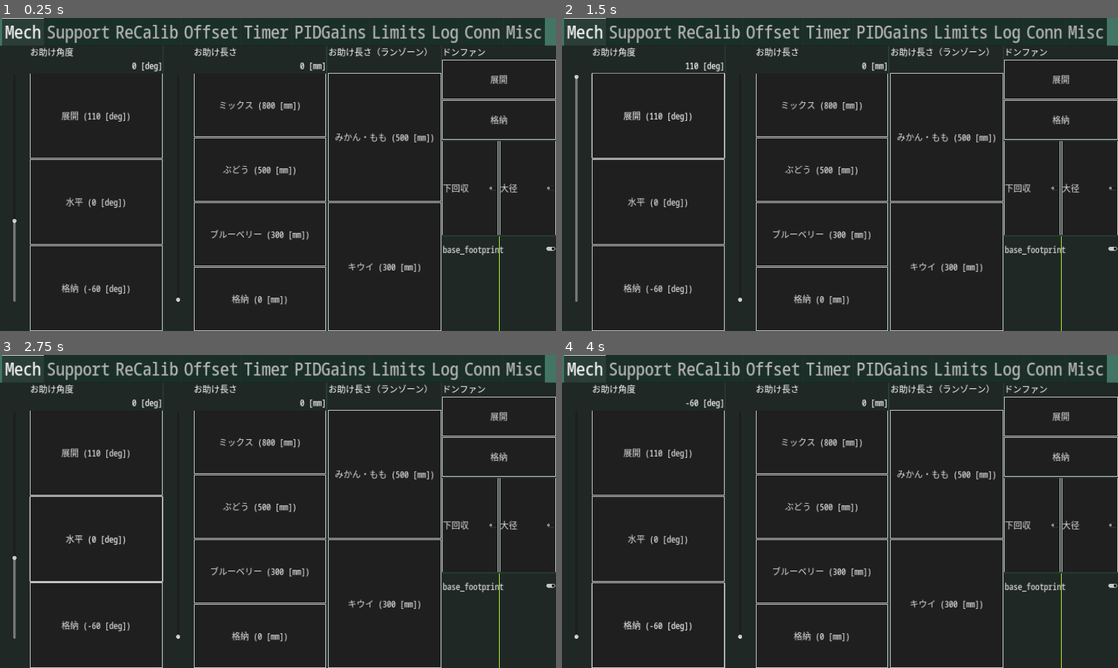
Above: before the commit, frames 1-4 (two rows, left to right).
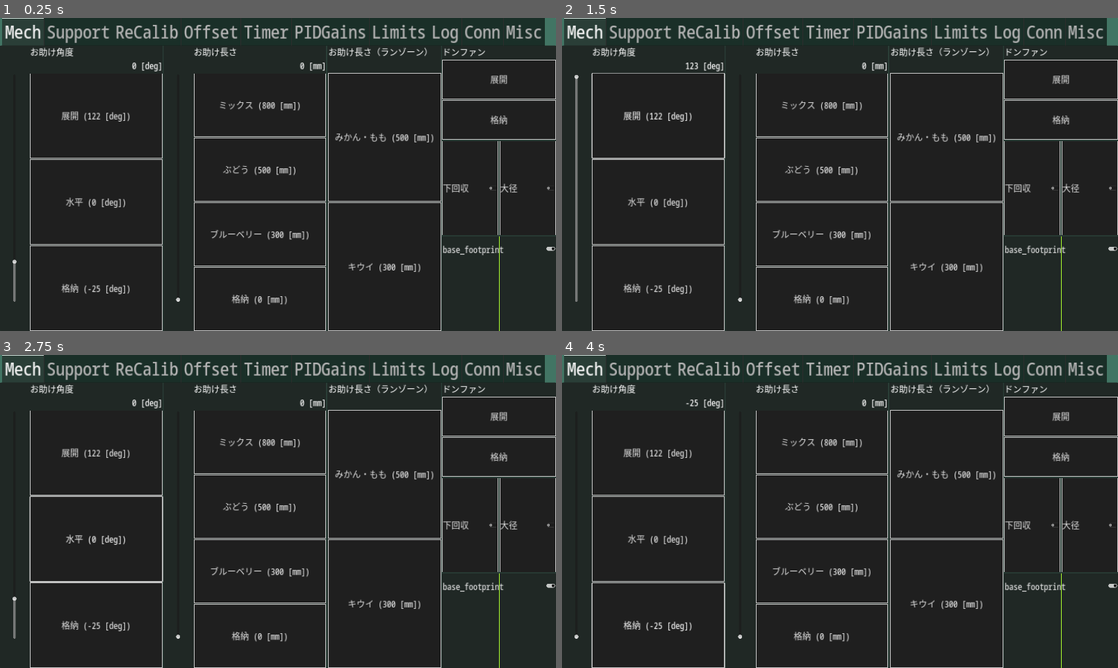
Above: after the commit, the same moments.

Repository: omuct-robotclub/nhk2023-team-a-controller
Game: Godot game, scene res://controls/controller.tscn
Two runs of this game, one before a commit and one after it. Both use one fixed random seed, a clock stepped at 60 frames per second and the inputs below.
Inputs (mouse positions are in pixels of both pictures, inside the frame that each line leads up to):
- Up to frame 1 (0.25 s): no input
- Up to frame 2 (1.5 s): click (656, 115) at 0.5 s, where only the run before the commit has a clickable "展開 (110 [deg])"; click (656, 115) at 1.25 s, where only the run after the commit has a clickable "展開 (122 [deg])"
- Up to frame 3 (2.75 s): click "水平 (0 [deg])" at 2 s
- Up to frame 4 (4 s): click (656, 624) at 2.75 s, where only the run before the commit has a clickable "格納 (-60 [deg])"; click (656, 624) at 3.5 s, where only the run after the commit has a clickable "格納 (-25 [deg])"

The runs differ from the first frame. In frame 1, 0.1% of the frame differs, in the area x 2-19%, y 30-88%; in frame 2, less than 0.1%; in frame 3, 0.1%; in frame 4, less than 0.1%.

Commit message:
change arm angle limits and reduce magic numbers

Diff:
--- a/controls/controller.tscn
+++ b/controls/controller.tscn
@@ -82,7 +82,7 @@
 min_value = -60.0
 max_value = 110.0
 preset_names = Array[String](["展開", "水平", "格納"])
-preset_values = Array[float]([110.0, 1.45519e-11, -60.0])
+preset_values = Array[float]([122.5, 1.45519e-11, -25.0])
 
 [node name="ArmLengthController" type="Panel" parent="MarginContainer/MainController/TabContainer/Mech"]
 layout_mode = 2
--- a/controls/slider_with_preset_buttons.tscn
+++ b/controls/slider_with_preset_buttons.tscn
@@ -21,7 +21,6 @@
 layout_mode = 2
 size_flags_horizontal = 4
 max_value = 500.0
-allow_greater = true
 
 [node name="VBoxContainer" type="VBoxContainer" parent="."]
 layout_mode = 2
--- a/scripts/arm_angle_controller.gd
+++ b/scripts/arm_angle_controller.gd
@@ -3,6 +3,8 @@
 @onready var slider: SliderWithPresetButtons = $Slider
 
 func _ready() -> void:
+    slider.slider.max_value = rad_to_deg(RobotInterface.ARM_ANGLE_MAX)
+    slider.slider.min_value = rad_to_deg(RobotInterface.ARM_ANGLE_MIN)
     slider.submitted.connect(
         func():
             RobotInterface.set_arm_angle(deg_to_rad(slider.slider.value))
--- a/scripts/robot_controller.gd
+++ b/scripts/robot_controller.gd
@@ -7,6 +7,8 @@
 
 @export var deadzone_radius := 0.2
 @export var arm_base_length := 0.775
+
+@export var arm_angle_vel := deg_to_rad(60.0)
 
 var tim_ := Timer.new()
 
@@ -72,13 +74,13 @@
 
             if Input.is_joy_button_pressed(device, JOY_BUTTON_B):
                 if reverse:
-                    var in_safe_range := RobotInterface.arm_angle >= deg_to_rad(60.0)
-                    RobotInterface.arm_angle -= deg_to_rad(60.0) * dt
-                    if in_safe_range and RobotInterface.arm_angle < deg_to_rad(60.0):
-                        RobotInterface.arm_angle = deg_to_rad(60.0)
-                else:
-                    RobotInterface.arm_angle += deg_to_rad(60.0) * dt
-                RobotInterface.set_arm_angle(clampf(RobotInterface.arm_angle, deg_to_rad(-60.0), deg_to_rad(110.0)))
+                    var in_safe_range := RobotInterface.arm_angle >= RobotInterface.SAFE_ARM_ANGLE
+                    RobotInterface.arm_angle -= arm_angle_vel * dt
+                    if in_safe_range and RobotInterface.arm_angle < RobotInterface.SAFE_ARM_ANGLE:
+                        RobotInterface.arm_angle = RobotInterface.SAFE_ARM_ANGLE
+                else:
+                    RobotInterface.arm_angle += arm_angle_vel * dt
+                RobotInterface.set_arm_angle(clampf(RobotInterface.arm_angle, RobotInterface.ARM_ANGLE_MIN, RobotInterface.ARM_ANGLE_MAX))
 
     var linear := Vector2.ZERO
     var angular := 0.0
@@ -184,7 +186,7 @@
     RobotInterface.set_donfan_cmd(1)
     await get_tree().create_timer(1.0).timeout
     RobotInterface.set_expander_length(1.0)
-    RobotInterface.set_arm_angle(deg_to_rad(110))
+    RobotInterface.set_arm_angle(deg_to_rad(90))
     await get_tree().create_timer(1.0).timeout
     RobotInterface.set_arm_length(0.0)
     _working = false
@@ -195,7 +197,7 @@
     RobotInterface.set_donfan_cmd(1)
     await get_tree().create_timer(1.0).timeout
     RobotInterface.set_expander_length(0.1)
-    RobotInterface.set_arm_angle(deg_to_rad(110))
+    RobotInterface.set_arm_angle(deg_to_rad(90))
     await get_tree().create_timer(1.0).timeout
     RobotInterface.set_arm_length(0.0)
     _working = false
@@ -203,7 +205,7 @@
 func _retract_all() -> void:
     if _working: return
     _working = true
-    RobotInterface.set_arm_angle(deg_to_rad(-60))
+    RobotInterface.set_arm_angle(RobotInterface.ARM_ANGLE_MIN)
     RobotInterface.set_arm_length(0.0)
     RobotInterface.set_expander_length(0.0)
     await get_tree().create_timer(1.0).timeout
--- a/scripts/robot_interface.gd
+++ b/scripts/robot_interface.gd
@@ -11,6 +11,10 @@
 signal large_wheel_cmd_changed()
 signal linear_accel_limit_changed()
 signal angular_accel_limit_changed()
+
+const ARM_ANGLE_MIN := deg_to_rad(-25.0)
+const ARM_ANGLE_MAX := deg_to_rad(122.5)
+const SAFE_ARM_ANGLE := deg_to_rad(60.0)
 
 var cmd_vel_publisher_enabled := true
 var cmd_vel_frame := "base_footprint"
@@ -91,7 +95,7 @@
     steer_state_changed.emit()
 
 func _publish_command() -> void:
-    if cmd_vel_publisher_enabled:
+    if cmd_vel_publisher_enabled and _idle_time < 0.3:
         _cmd_vel_stamped_pub.publish({
             "header": {
                 "frame_id": cmd_vel_frame
